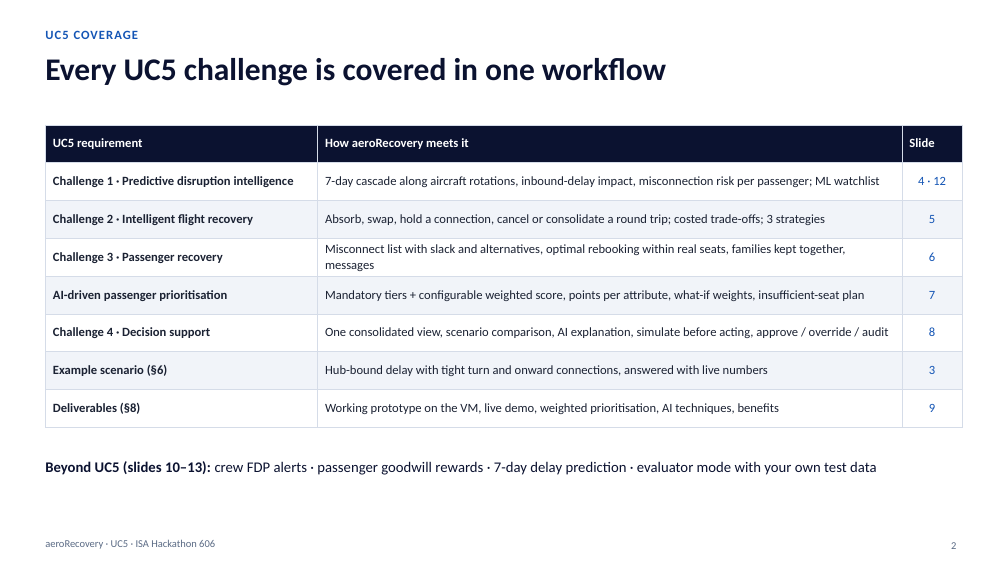
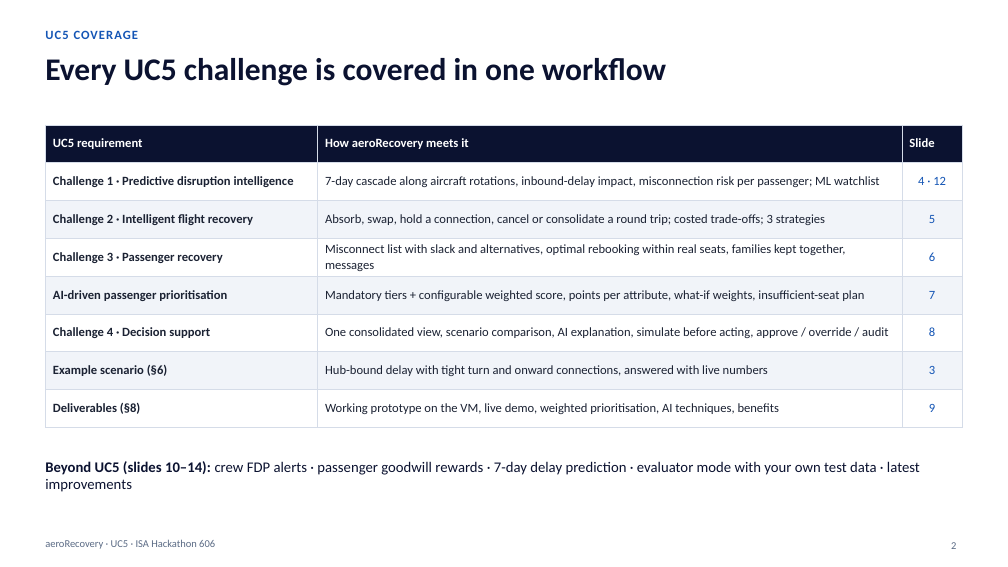
Before and after one commit to bimsarav/Hackathon-606, a slide deck: slide 2 of products/disruption-advisor/source/disruption-advisor/docs/delivery/aeroRecovery-presentation.pptx. Drawn at 1008x567 pixels with LibreOffice and Linux fonts; fonts in the diff are those of the drawing. Boxes give left, top, right and bottom in pixels: in the first picture for what was removed or moved away, otherwise in the second. Text is boxed around its words. In the diff, an @@ line names an element or a change of style, - is before the commit and + after.

```diff
--- a/products/disruption-advisor/source/disruption-advisor/docs/delivery/aeroRecovery-presentation.pptx
+++ b/products/disruption-advisor/source/disruption-advisor/docs/delivery/aeroRecovery-presentation.pptx
@@ text at box(45, 461, 920, 492): text changed @@
-Beyond UC5 (slides 10–13): crew FDP alerts · passenger goodwill rewards · 7-day delay prediction · evaluator mode with your own test data
+Beyond UC5 (slides 10–14): crew FDP alerts · passenger goodwill rewards · 7-day delay prediction · evaluator mode with your own test data · latest improvements
```
Also in this commit, not shown: 12 other slides changed, 1 slide added, 2 other files.
